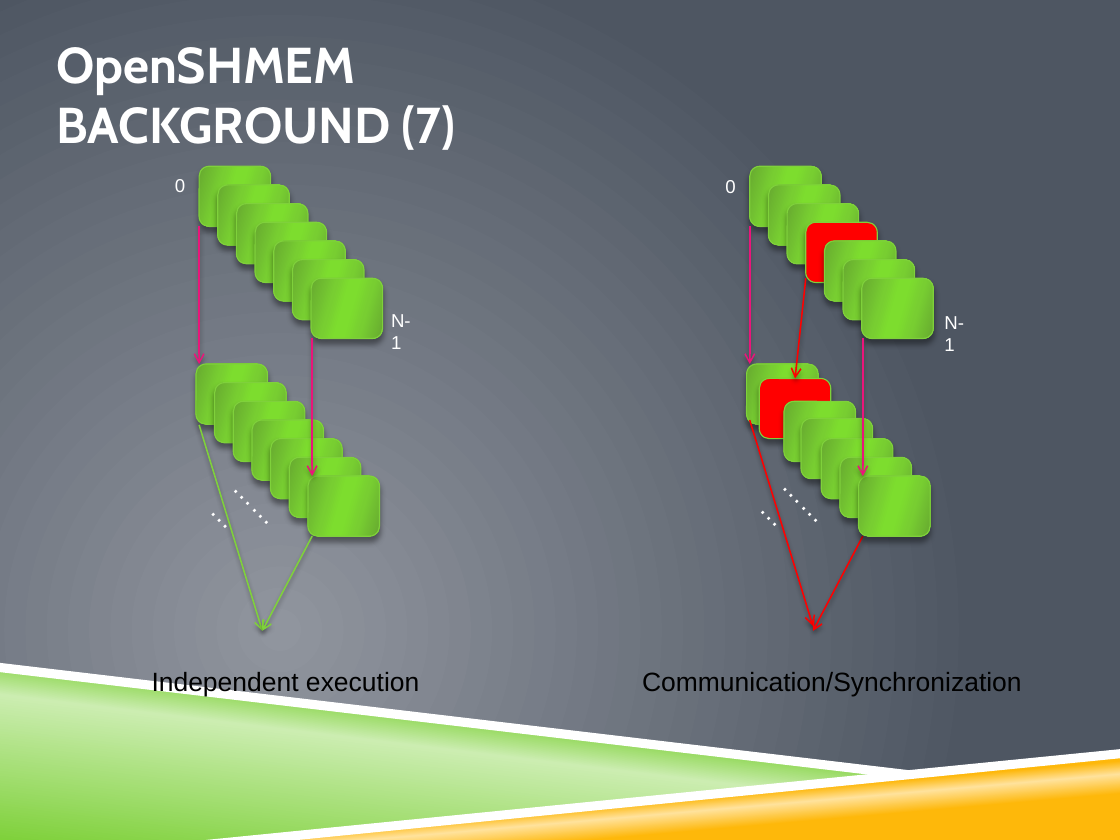
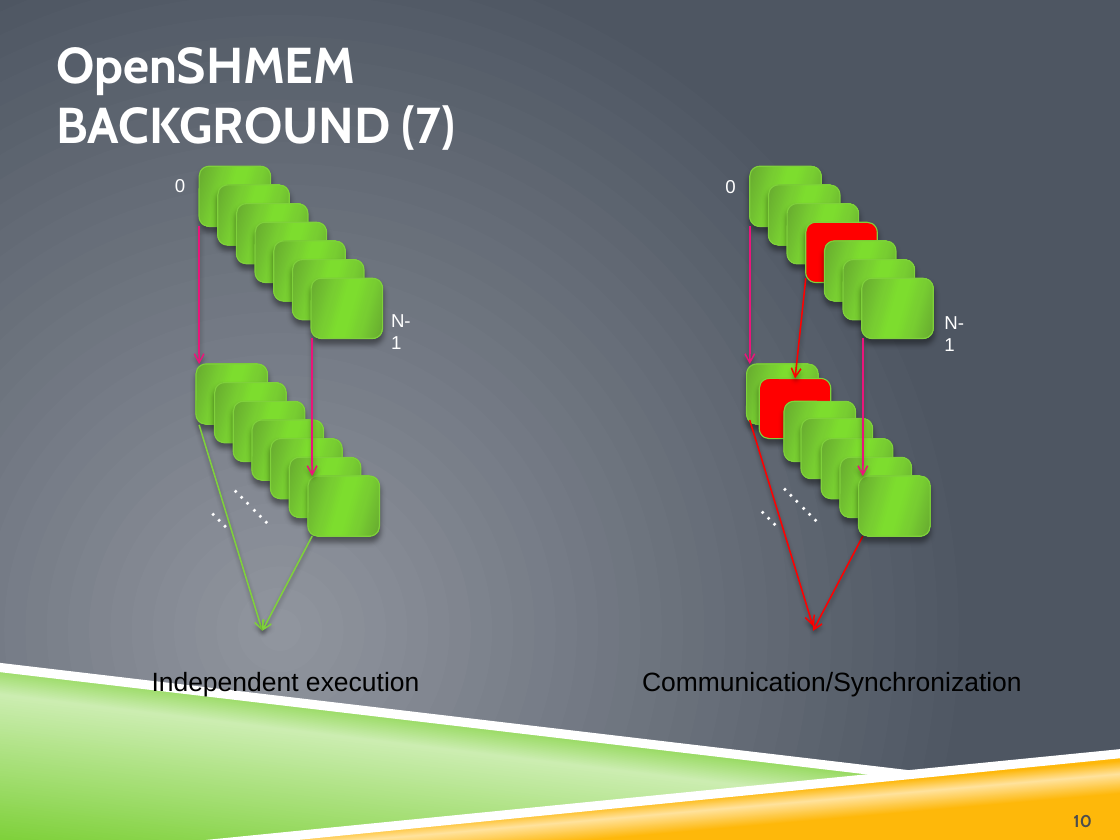
Before and after one commit to openshmem-org/sc14-tutorial, a slide deck: slide 10 of sc14-tutorial-intro.pptx. Drawn at 1120x840 pixels with LibreOffice and Linux fonts; fonts in the diff are those of the drawing; background and template pictures are left out. Boxes give left, top, right and bottom in pixels: in the first picture for what was removed or moved away, otherwise in the second. Text is boxed around its words. In the diff, an @@ line names an element or a change of style, - is before the commit and + after.

```diff
--- a/sc14-tutorial-intro.pptx
+++ b/sc14-tutorial-intro.pptx
@@ page number added at <box>1073,815,1091,827</box>, 11 pt, text #4D4D4D, bold @@
+10
```
Also in this commit, not shown: 2 other files.
